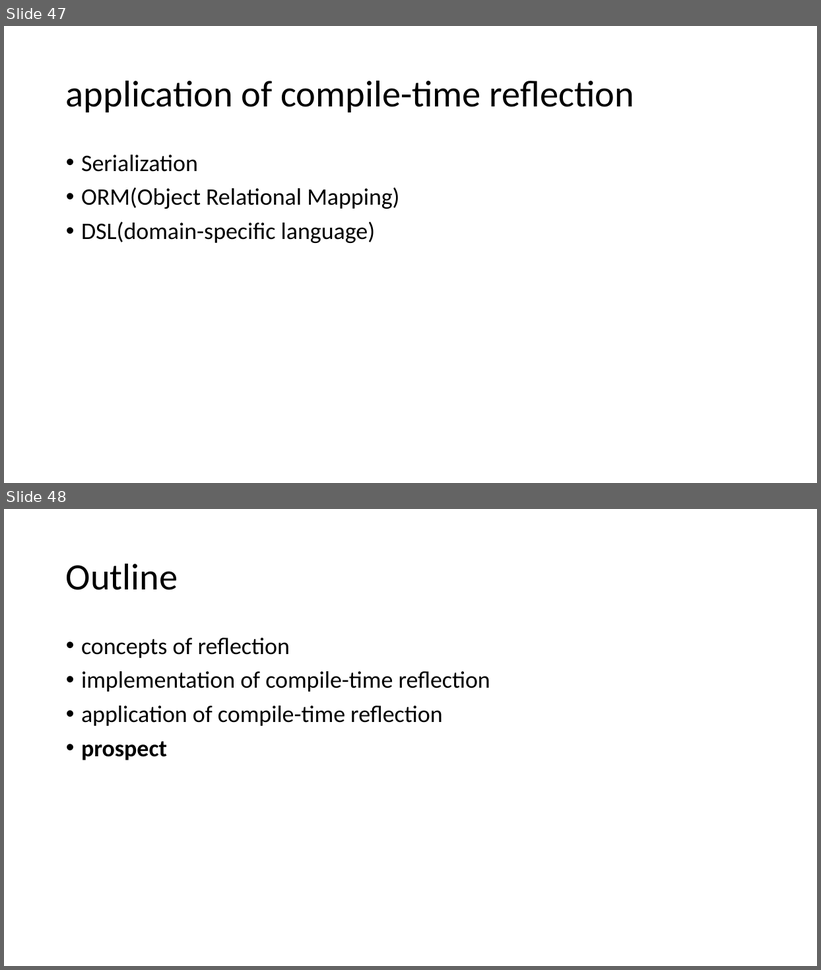
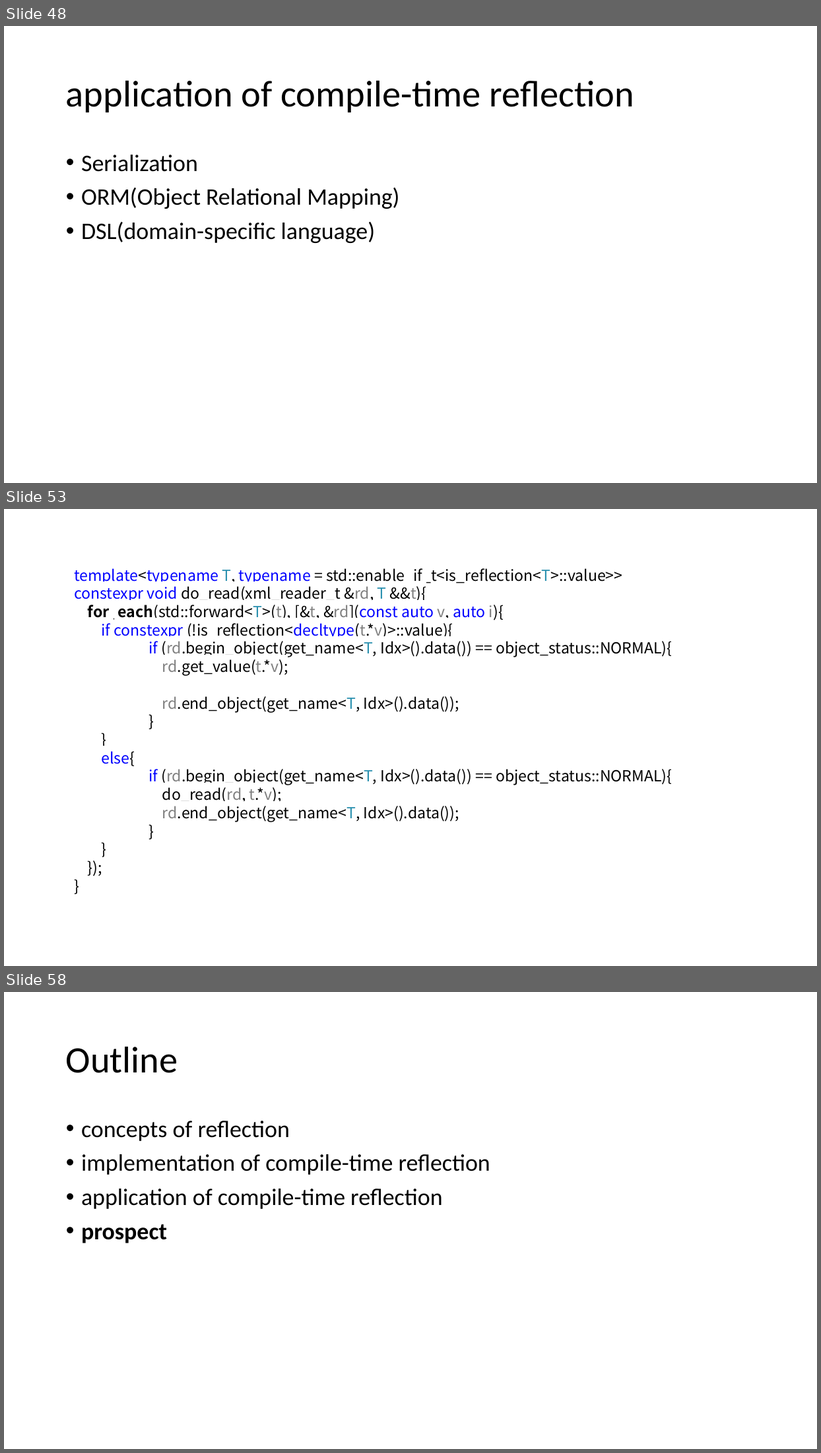
Before and after one commit to qicosmos/cppcon2017, a slide deck: cppcon2017.pptx. Shown one above the other, each under a label of ours: slides 47 and 48 before the commit, slides 48, 53 and 58 after it; the slides between them are not shown. The pictures are 821x970 and 821x1453 pixels, drawn with LibreOffice and Linux fonts; fonts in the diff are those of the drawing. Boxes give left, top, right and bottom in pixels: in the first picture for what was removed or moved away, otherwise in the second. Text is boxed around its words. In the diff, an @@ line names an element or a change of style, - is before the commit and + after.

```diff
--- a/cppcon2017.pptx
+++ b/cppcon2017.pptx
@@ slide 53 added at box(4, 509, 817, 966), background #FFFFFF @@
@@ text added at box(74, 568, 672, 823), 18 pt, text #000000 @@
+template<typename T, typename = std::enable_if_t<is_reflection<T>::value>>
+constexpr void do_read(xml_reader_t &rd, T &&t){
+for_each(std::forward<T>(t), [&t, &rd](const auto v, auto i){
+if constexpr (!is_reflection<decltype(t.*v)>::value){
+if (rd.begin_object(get_name<T, Idx>().data()) == object_status::NORMAL){
+rd.get_value(t.*v);
+rd.end_object(get_name<T, Idx>().data());
+}
+}
+else{
+if (rd.begin_object(get_name<T, Idx>().data()) == object_status::NORMAL){
+do_read(rd, t.*v);
+rd.end_object(get_name<T, Idx>().data());
+}
+}
+});
+}
@@ what was slide 47 is now slide 48 @@
@@ what was slide 48 is now slide 58 @@
```
Also in this commit, not shown: 1 slide changed, 9 other slides added.
